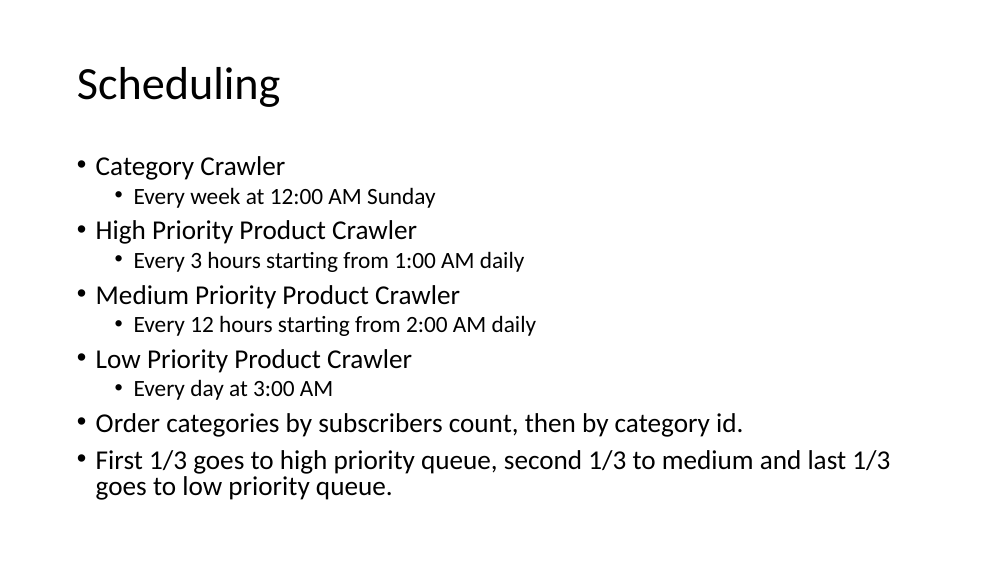
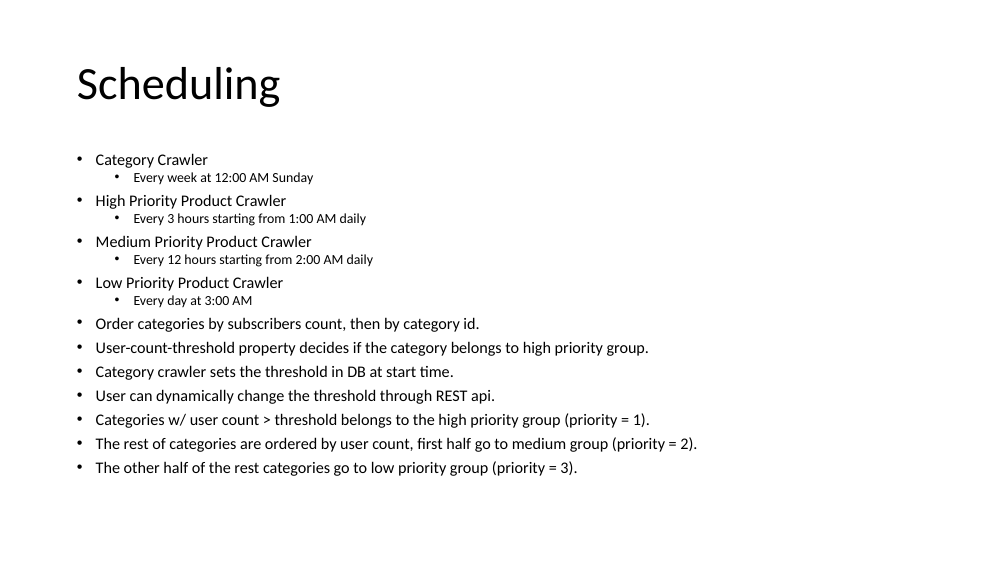
Before and after one commit to youhusky/price-monitoring-system, a slide deck: slide 11 of PriceMonitoringDesign.pptx (slide 9 before the commit). Drawn at 1008x567 pixels with LibreOffice and Linux fonts; fonts in the diff are those of the drawing. Boxes give left, top, right and bottom in pixels: in the first picture for what was removed or moved away, otherwise in the second. Text is boxed around its words. In the diff, an @@ line names an element or a change of style, - is before the commit and + after.

```diff
--- a/PriceMonitoringDesign.pptx
+++ b/PriceMonitoringDesign.pptx
@@ text at <box>96,153,479,332</box>: size 25.9 to 15.4 pt in "Category Crawler", "High Priority Product Crawler", "Medium Priority Product Crawler", "Low Priority Product Crawler" and 1 more places; size 22.2 to 13.2 pt in "Every week at 12:00 AM Sunday", "Every 3 hours starting from 1:00 AM ...", "Every 12 hours starting from 2:00 AM ...", "Every day at 3:00 AM"; line spacing 0.8 to 0.7 @@
@@ text at <box>96,341,697,476</box>: text changed; size 25.9 to 15.4 pt @@
-• First 1/3 goes to high priority queue, second 1/3 to medium and last 1/3 goes to low priority queue.
+• User-count-threshold property decides if the category belongs to high priority group.
+• Category crawler sets the threshold in DB at start time.
+• User can dynamically change the threshold through REST api.
+• Categories w/ user count > threshold belongs to the high priority group (priority = 1).
+• The rest of categories are ordered by user count, first half go to medium group (priority = 2).
+• The other half of the rest categories go to low priority group (priority = 3).
```
Also in this commit, not shown: 4 slides added, 2 slides removed, 1 other file.
